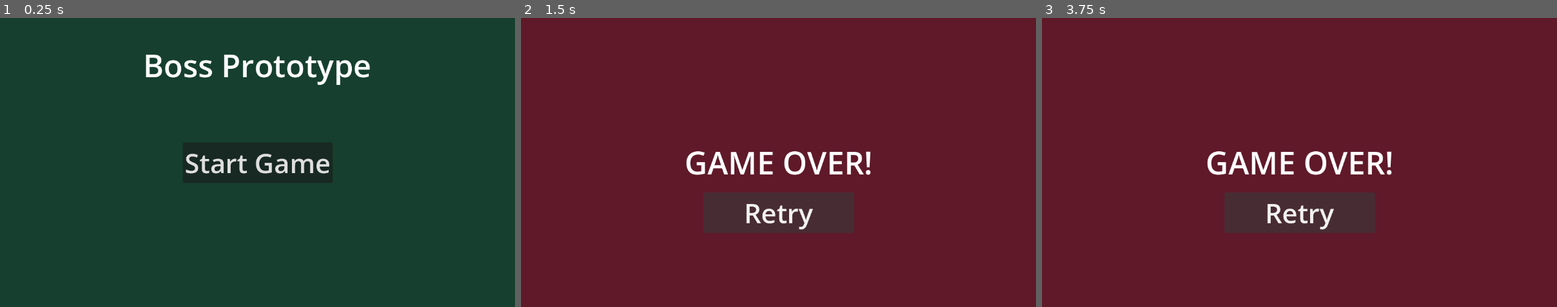
Above: before the commit, frames 1-3 (left to right).
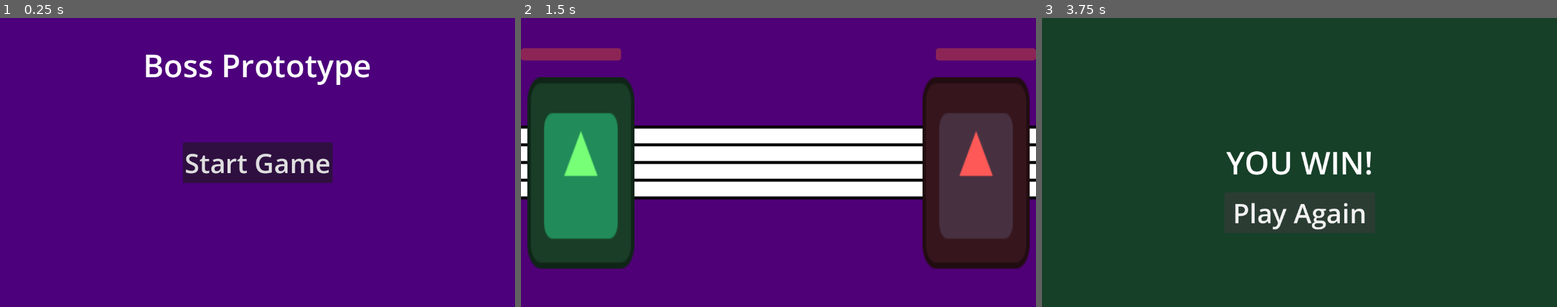
Above: after the commit, the same moments.

Repository: firesmoker/SP_kids_boss_prototype
Game: Godot game, scene res://scenes/start_screen.tscn
The game is run twice, just before and just after one commit, with the same random seed, the same clock (stepped at 60 frames per second) and the same inputs. The engine's default icon, where the game draws it, is replaced by a stand-in: a white triangle on a blue panel in a dark square. Sound files missing from this copy of the repository are replaced by a short silence.
Inputs (mouse positions are in pixels of both pictures, inside the frame that each line leads up to):
- Up to frame 1 (0.25 s): no input
- Up to frame 2 (1.5 s): click "Start Game" at 0.5 s; click (778, 211) at 1.25 s, where only the run before the commit has a clickable "Retry"
- Up to frame 3 (3.75 s): click (1299, 211) at 2 s, where only the run before the commit has a clickable "Retry"; click (1299, 211) at 2.75 s, where only the run before the commit has a clickable "Retry"; tap Enter (ui_accept) at 3.5 s; hold Up (ui_up) from 3.53 s (still down); hold Enter (ui_accept) from 3.53 s (still down)

The runs differ from the first frame. In frame 1, 98% of the frame differs, in the area x 0-100%, y 0-100%; in frame 2, 94%; in frame 3, 100%.

Commit message:
note scene, note hits player

Diff:
--- /dev/null
+++ b/scene_resources/note_collider.tres
@@ -0,0 +1,4 @@
+[gd_resource type="CircleShape2D" format=3 uid="uid://cgsxw2230xw1r"]
+
+[resource]
+radius = 64.1631
--- a/scenes/game.tscn
+++ b/scenes/game.tscn
@@ -1,12 +1,12 @@
-[gd_scene load_steps=12 format=3 uid="uid://clhbuec845jpd"]
+[gd_scene load_steps=13 format=3 uid="uid://clhbuec845jpd"]
 
 [ext_resource type="Texture2D" uid="uid://b1neu5mwv50lt" path="res://art/Music-staff.png" id="1_fp7c3"]
 [ext_resource type="Script" path="res://scripts/game.gd" id="1_ncon4"]
 [ext_resource type="AudioStream" uid="uid://0n2bvh7ipb1l" path="res://audio/CountingStars_122bpm.wav" id="1_pe8em"]
-[ext_resource type="Texture2D" uid="uid://dpaw2m41p2vnb" path="res://art/quarter-note.png" id="2_aegnx"]
 [ext_resource type="Script" path="res://scripts/notes_container.gd" id="2_yqf4i"]
 [ext_resource type="Shape2D" uid="uid://w5c8w6wvuj8j" path="res://scene_resources/detector_collider.tres" id="3_kpl61"]
 [ext_resource type="Texture2D" uid="uid://mhyt4iplkoff" path="res://art/icon.svg" id="4_o4vmb"]
+[ext_resource type="PackedScene" uid="uid://tpxjljmfe1h4" path="res://scenes/note.tscn" id="7_v8855"]
 
 [sub_resource type="Gradient" id="Gradient_eiuy8"]
 offsets = PackedFloat32Array(0, 0.015)
@@ -28,6 +28,9 @@
 "name": &"default",
 "speed": 5.0
 }]
+
+[sub_resource type="RectangleShape2D" id="RectangleShape2D_fef26"]
+size = Vector2(128, 128)
 
 [node name="Game" type="Node2D"]
 script = ExtResource("1_ncon4")
@@ -60,6 +63,16 @@
 self_modulate = Color(1, 0.34902, 0.341176, 1)
 top_level = true
 z_index = 1
+offset_top = 68.0
+offset_right = 224.0
+offset_bottom = 95.0
+value = 100.0
+show_percentage = false
+
+[node name="BossHealthBar" type="ProgressBar" parent="UI"]
+self_modulate = Color(1, 0.34902, 0.341176, 1)
+top_level = true
+z_index = 1
 anchors_preset = 1
 anchor_left = 1.0
 anchor_right = 1.0
@@ -67,16 +80,6 @@
 offset_top = 68.0
 offset_bottom = 95.0
 grow_horizontal = 0
-value = 100.0
-show_percentage = false
-
-[node name="BossHealthBar" type="ProgressBar" parent="UI"]
-self_modulate = Color(1, 0.34902, 0.341176, 1)
-top_level = true
-z_index = 1
-offset_top = 68.0
-offset_right = 224.0
-offset_bottom = 95.0
 value = 100.0
 show_percentage = false
 
@@ -99,22 +102,15 @@
 script = ExtResource("2_yqf4i")
 metadata/_edit_use_anchors_ = true
 
-[node name="Note" type="Node2D" parent="EndingPoint/NotesContainer"]
-z_index = 1
-position = Vector2(1000, 30)
-scale = Vector2(0.21875, 0.21875)
-metadata/_edit_lock_ = true
-
-[node name="Sprite" type="Sprite2D" parent="EndingPoint/NotesContainer/Note"]
-position = Vector2(2.08165e-12, -86.424)
-scale = Vector2(0.572, 0.572)
-texture = ExtResource("2_aegnx")
-metadata/_edit_lock_ = true
+[node name="Note" parent="EndingPoint/NotesContainer" instance=ExtResource("7_v8855")]
+position = Vector2(750, 30)
+collision_mask = 0
 
 [node name="NotesDetector" type="ShapeCast2D" parent="."]
 position = Vector2(-200, -50)
 shape = ExtResource("3_kpl61")
 target_position = Vector2(2.08165e-12, 150)
+metadata/_edit_lock_ = true
 
 [node name="CollectDetector" type="ShapeCast2D" parent="."]
 position = Vector2(-200, -50)
@@ -129,6 +125,12 @@
 scale = Vector2(1.4375, 2.57812)
 sprite_frames = SubResource("SpriteFrames_awi4x")
 
+[node name="HitZone" type="Area2D" parent="PlayerCharacter"]
+monitorable = false
+
+[node name="CollisionShape2D" type="CollisionShape2D" parent="PlayerCharacter/HitZone"]
+shape = SubResource("RectangleShape2D_fef26")
+
 [node name="Boss" type="AnimatedSprite2D" parent="."]
 self_modulate = Color(1, 0.34902, 0.341176, 1)
 position = Vector2(340, 18)
@@ -137,3 +139,4 @@
 metadata/_edit_lock_ = true
 
 [connection signal="finished" from="MusicPlayer" to="." method="_on_music_player_finished"]
+[connection signal="body_entered" from="PlayerCharacter/HitZone" to="." method="_on_hit_zone_body_entered"]
--- /dev/null
+++ b/scenes/game_won_screen.tscn
@@ -0,0 +1,56 @@
+[gd_scene load_steps=4 format=3 uid="uid://bu75x2pdn7k4o"]
+
+[ext_resource type="Script" path="res://scripts/game_over_screen.gd" id="1_g4pe0"]
+
+[sub_resource type="Theme" id="Theme_las7k"]
+default_font_size = 70
+
+[sub_resource type="Theme" id="Theme_prayo"]
+default_font_size = 60
+
+[node name="GameOverScreen" type="Node2D"]
+script = ExtResource("1_g4pe0")
+
+[node name="UI" type="CanvasLayer" parent="."]
+layer = -1
+
+[node name="Background" type="ColorRect" parent="UI"]
+anchors_preset = 15
+anchor_right = 1.0
+anchor_bottom = 1.0
+grow_horizontal = 2
+grow_vertical = 2
+color = Color(0.0883314, 0.249374, 0.158516, 1)
+metadata/_edit_lock_ = true
+
+[node name="Label" type="Label" parent="UI"]
+anchors_preset = 8
+anchor_left = 0.5
+anchor_top = 0.5
+anchor_right = 0.5
+anchor_bottom = 0.5
+offset_left = -20.0
+offset_top = -11.5
+offset_right = 20.0
+offset_bottom = 11.5
+grow_horizontal = 2
+grow_vertical = 2
+theme = SubResource("Theme_las7k")
+text = "YOU WIN!"
+
+[node name="Button" type="Button" parent="UI"]
+anchors_preset = 8
+anchor_left = 0.5
+anchor_top = 0.5
+anchor_right = 0.5
+anchor_bottom = 0.5
+offset_left = -168.5
+offset_top = 66.5
+offset_right = 168.5
+offset_bottom = 157.5
+grow_horizontal = 2
+grow_vertical = 2
+theme = SubResource("Theme_prayo")
+text = "Play Again"
+
+[connection signal="button_up" from="UI/Button" to="." method="_on_button_button_up"]
--- /dev/null
+++ b/scenes/note.tscn
@@ -0,0 +1,19 @@
+[gd_scene load_steps=3 format=3 uid="uid://tpxjljmfe1h4"]
+
+[ext_resource type="Texture2D" uid="uid://dpaw2m41p2vnb" path="res://art/quarter-note.png" id="1_0jib8"]
+[ext_resource type="Shape2D" uid="uid://cgsxw2230xw1r" path="res://scene_resources/note_collider.tres" id="2_5sue0"]
+
+[node name="Note" type="AnimatableBody2D"]
+z_index = 1
+scale = Vector2(0.21875, 0.21875)
+sync_to_physics = false
+
+[node name="Sprite" type="Sprite2D" parent="."]
+position = Vector2(2.08165e-12, -86.424)
+scale = Vector2(0.572, 0.572)
+texture = ExtResource("1_0jib8")
+metadata/_edit_lock_ = true
+
+[node name="CollisionShape2D" type="CollisionShape2D" parent="."]
+shape = ExtResource("2_5sue0")
+metadata/_edit_lock_ = true
--- a/scenes/start_screen.tscn
+++ b/scenes/start_screen.tscn
@@ -20,7 +20,7 @@
 anchor_bottom = 1.0
 grow_horizontal = 2
 grow_vertical = 2
-color = Color(0.0852073, 0.247485, 0.183257, 1)
+color = Color(0.298661, 0.000840185, 0.481218, 1)
 metadata/_edit_lock_ = true
 
 [node name="Label" type="Label" parent="UI"]
--- a/scripts/game.gd
+++ b/scripts/game.gd
@@ -12,12 +12,16 @@
 
 static var game_scene: String = "res://scenes/game.tscn"
 static var game_over_scene: String = "res://scenes/game_over_screen.tscn"
+static var game_won_scene: String = "res://scenes/game_won_screen.tscn"
 
-var PlayerHealth: float = 10
+var player_health: float = 10
 var BossHealth: float = 10
 var DamageFromBoss: float = 1
 var DamageFromPlayer: float = 1
 var starting_position: Vector2
+var vul_time: float = 2
+var time_elapsed: float = 0
+var vulnerable: bool = false
 
 
 func _unhandled_input(event: InputEvent) -> void:
@@ -25,29 +29,49 @@
 		music_player.pitch_scale += 0.2
 	elif event.is_action_pressed("ui_down"):
 		music_player.pitch_scale -= 0.2
+	if event.is_action_pressed("ui_accept"):
+		win()
 
 
 func _ready() -> void:
 	starting_position = ending_point.position
 	music_player.play(100)
-	pass # Replace with function body.
+	player_health_bar.max_value = player_health
+	player_health_bar.value = player_health
+	boss_health_bar.max_value = BossHealth
+	boss_health_bar.value = BossHealth
 
 
 func _process(delta: float) -> void:
-	#if not music_player.playing:
-		#music_player.play(110)
+	time_elapsed += delta
+	if time_elapsed > vul_time:
+		vulnerable = true
 	var stream: AudioStream = music_player.stream
 	var song_length: float = stream.get_length()
 	var normalized_song_position: float = music_player.get_playback_position() / song_length
-	#print(normalized_song_position)
-
 	ending_point.position.x = lerp(starting_position.x+6000,-200.0,normalized_song_position)
 
 
 func _on_music_player_finished() -> void:
 	print("finished!")
-	lose()
+	#lose()
 
 func lose() -> void:
 	print("you lost")
 	get_tree().change_scene_to_file("res://scenes/game_over_screen.tscn")
+
+func win() -> void:
+	print("you lost")
+	get_tree().change_scene_to_file("res://scenes/game_won_screen.tscn")
+
+
+func _on_hit_zone_body_entered(body: CollisionObject2D) -> void:
+	if vulnerable:
+		print("OUCH!")
+		player_health -= 5
+		player_health_bar.value = player_health
+	else:
+		print("false hit")
+
+func on_level_ready() -> void:
+	print("level ready detected!")
--- a/scripts/notes_container.gd
+++ b/scripts/notes_container.gd
@@ -3,11 +3,17 @@
 @onready var ending_point: Node2D = $".."
 var starting_position_x: float
 var size: Vector2 = texture.get_size()
+var game: Game
+
+signal level_ready
 
 # Called when the node enters the scene tree for the first time.
 func _ready() -> void:
+	game = get_tree().get_root().get_node("Game")
+	level_ready.connect(game.on_level_ready)
 	starting_position_x = size.x / 2
 	set_parent_at_ending()
+
 
 
 # Called every frame. 'delta' is the elapsed time since the previous frame.
@@ -16,3 +22,4 @@
 
 func set_parent_at_ending() -> void:
 	position.x -= size.x / 2
+	emit_signal("level_ready")
